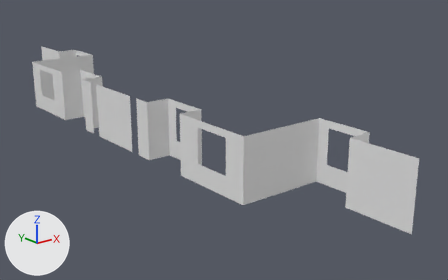
Before and after pictures for a commit that changed the FBX model p55/walls/p55-wall-back-v1-second.fbx.
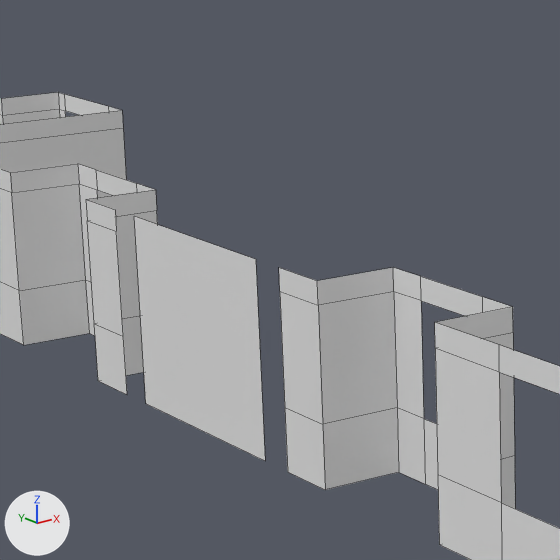
Each version appears first whole from a 50 mm camera at (-17.41, -42.48, 9.6) aimed at (1.87, -18.38, -0.04), and next in a close-up on the part from 13% to 48% of the width and 9% to 64% of the height. Lighting does not change. The marker at lower left points along +X, +Y and +Z. The older version's two pictures come first. The close-ups show mesh edges as thin lines.

The scene before the commit, as lines of its bpy script (objects in view):
```python
me_plane_079 = bpy.data.meshes.new('Plane.079')
me_plane_079.from_pydata(...)  # 140 vertices, 87 faces; spans x -2.9..1.2, y -31.2..0.0, z 0.0..2.8
me_plane_079.materials.append(mat_p55_brick_tiling)  # white #e7e7e7
ob_p55_wall_back_v1 = bpy.data.objects.new('p55-wall-back-v1', me_plane_079)
ob_p55_wall_back_v1.location = (0.0, 0.0, 0.0)
```
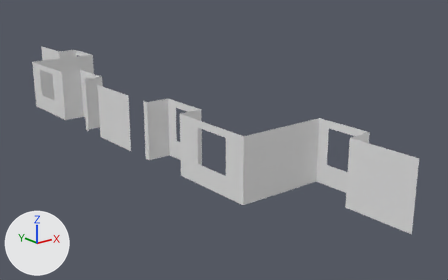
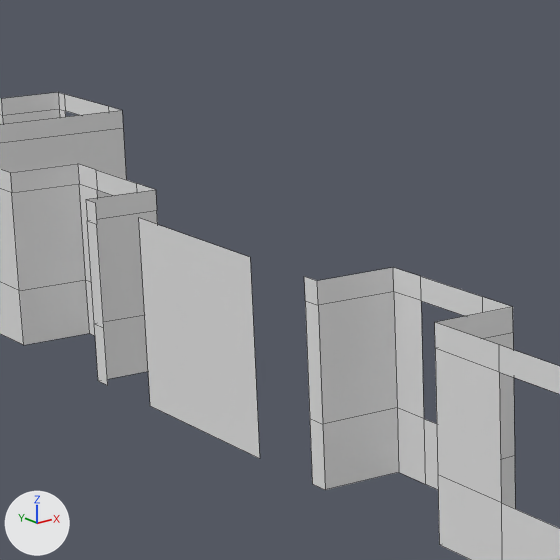
Changed parts and their boxes [x1, y1, x2, y2] in the close-ups (560 x 560 px; the box of a moved part takes in the faces that stretch with it):
```json
{"part": 1, "of": "me_plane_079", "change": "moved or reshaped", "before": [279, 268, 325, 490], "after": [304, 276, 325, 490]}
{"part": 2, "of": "me_plane_079", "change": "moved or reshaped", "before": [134, 216, 265, 461], "after": [139, 218, 260, 458]}
{"part": 3, "of": "me_plane_079", "change": "moved or reshaped", "before": [86, 200, 127, 395], "after": [86, 200, 108, 385]}
```

Edits to the scene script, one JSON object a line:
```json
{"block": "me_plane_079", "where": "me_plane_079.from_pydata(...)  # 140 vertices, 87 faces; spans x -2.9..1.2, y -31.2..0.0, z 0.0..2.8"}
{"block": "me_plane_079", "where": "# used by ob_p55_wall_back_v1; location = (0.0, 0.0, 0.0)"}
{"block": "me_plane_079", "change": "me_plane_079 part 1: all 4 vertices in x -2.9, y -17.9, z 0.0..2.8 are moved by (0.0, -0.6, 0.0)"}
{"block": "me_plane_079", "change": "me_plane_079 part 2: all 2 vertices in x -2.9, y -17.3, z 0.0..2.8 are moved by (0.0, 0.1, 0.0)"}
{"block": "me_plane_079", "change": "me_plane_079 part 3: all 4 vertices in x -2.9, y -13.3, z 0.0..2.8 are moved by (0.0, 0.6, 0.0)"}
```
